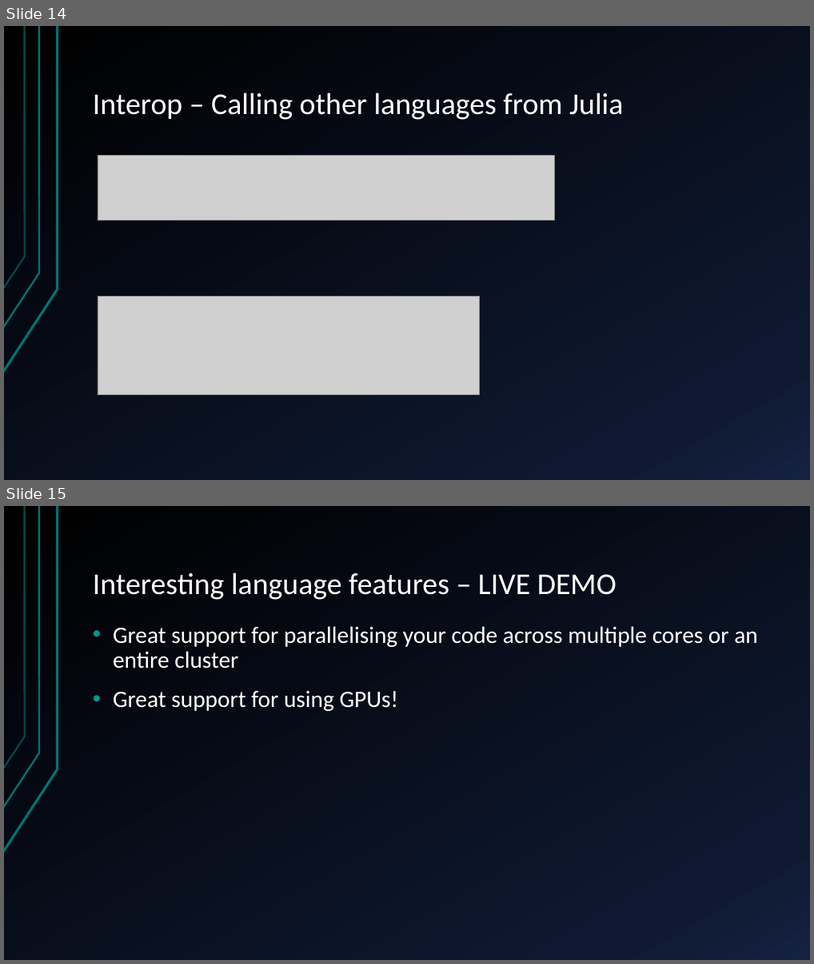
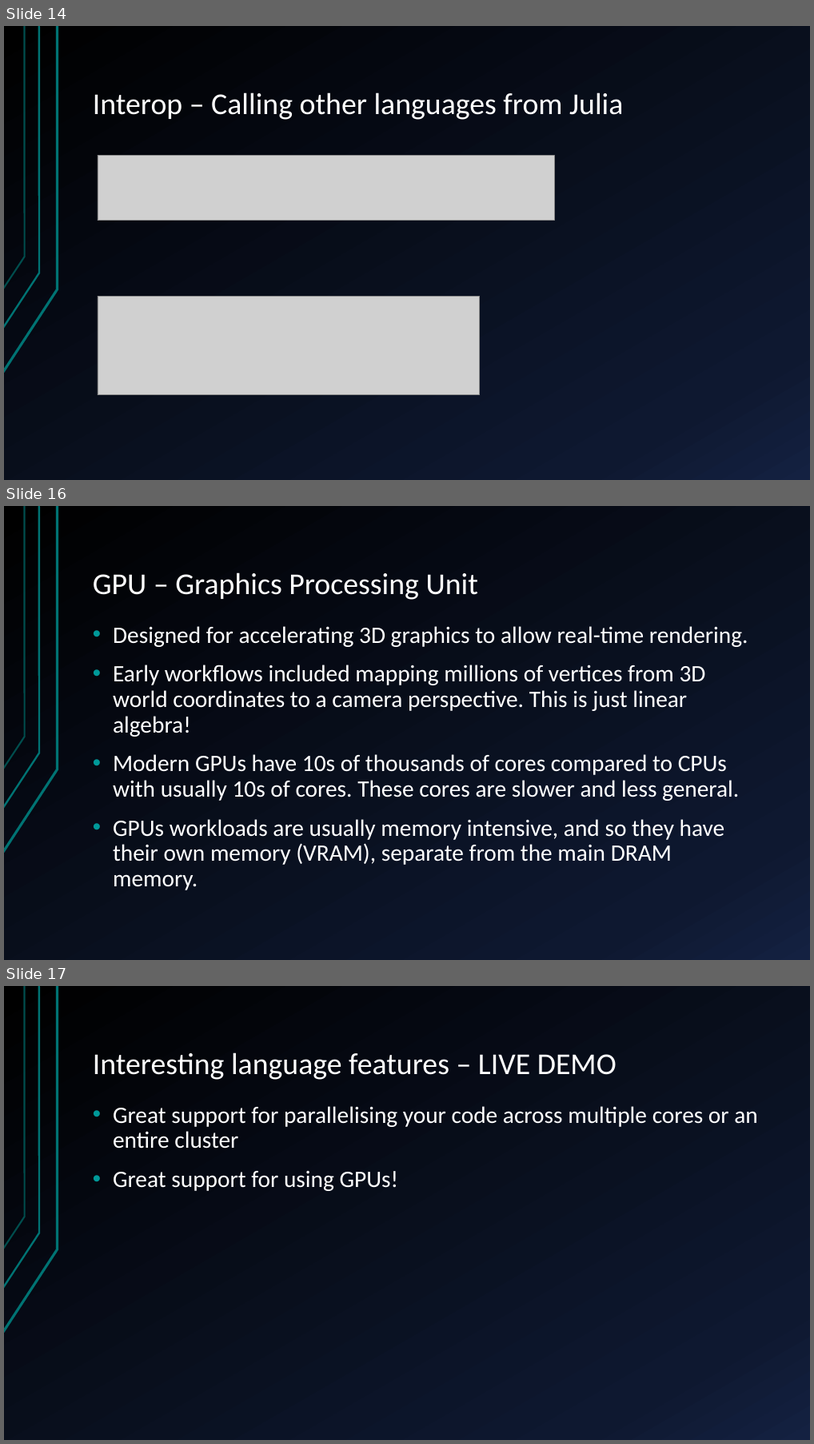
Before and after one commit to JamieMair/intro-to-julia-talk, a slide deck: Introduction to Julia.pptx. Shown one above the other, each under a label of ours: slides 14 and 15 before the commit, slides 14, 16 and 17 after it; the slides between them are not shown. The pictures are 814x964 and 814x1444 pixels, drawn with LibreOffice and Linux fonts; fonts in the diff are those of the drawing; grey boxes stand for pictures. Boxes give left, top, right and bottom in pixels: in the first picture for what was removed or moved away, otherwise in the second. Text is boxed around its words. In the diff, an @@ line names an element or a change of style, - is before the commit and + after.

```diff
--- a/Introduction to Julia.pptx
+++ b/Introduction to Julia.pptx
@@ slide 16 added at (4,506,810,960), background gradient #000000 to #0F1931 to #142242; not listed: 3 template elements that a slide beside it also shows @@
@@ title added at (93,572,478,600), 36 pt, text #FFFFFF @@
+GPU – Graphics Processing Unit
@@ text added at (113,626,749,890), 28 pt, text #FFFFFF @@
+• Designed for accelerating 3D graphics to allow real-time rendering.
+• Early workflows included mapping millions of vertices from 3D world coordinates to a camera perspective. This is just linear algebra!
+• Modern GPUs have 10s of thousands of cores compared to CPUs with usually 10s of cores. These cores are slower and less general.
+• GPUs workloads are usually memory intensive, and so they have their own memory (VRAM), separate from the main DRAM memory.
@@ what was slide 15 is now slide 17 @@
```
Also in this commit, not shown: 1 other slide added, 1 other file.
